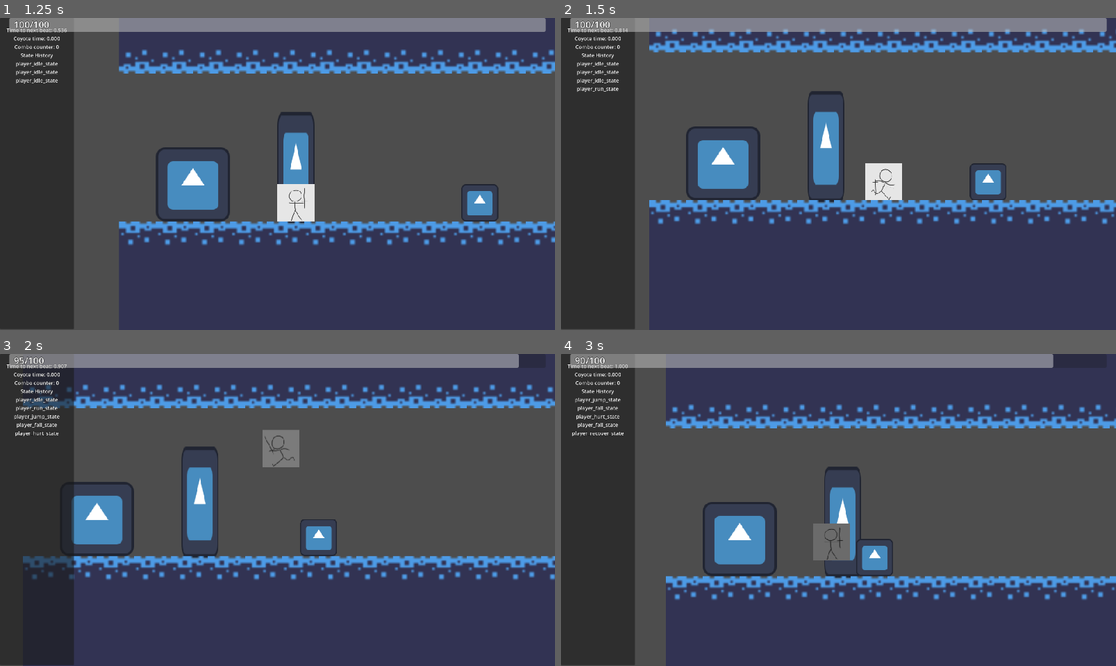
Above: before the commit, frames 1-4 (two rows, left to right).
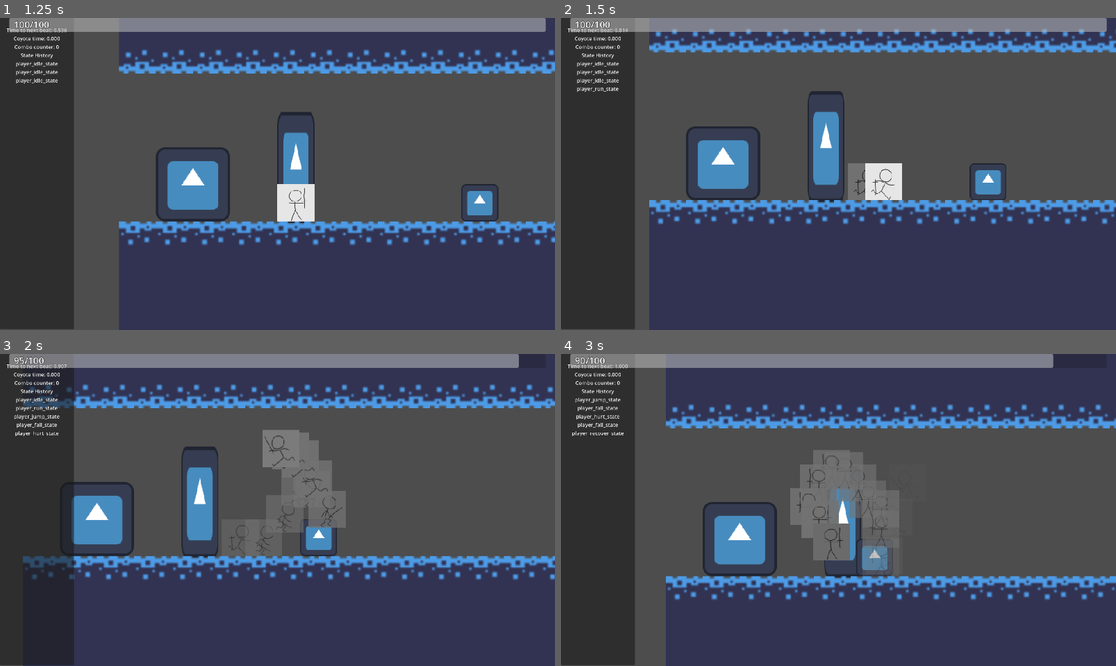
Above: after the commit, the same moments.

Repository: veggie-works/star-gazer
Game: Godot game, scene res://scenes/main.tscn
Same seed, same stepped clock (60 frames per second), same inputs: the game is played once before the commit and once after it. The engine's default icon, where the game draws it, is replaced by a stand-in: a white triangle on a blue panel in a dark square. Sound files missing from this copy of the repository are replaced by a short silence.
Inputs (mouse positions are in pixels of both pictures, inside the frame that each line leads up to):
- Up to frame 1 (1.25 s): click "Start" at 0.5 s
- Up to frame 2 (1.5 s): tap Enter (ui_accept) at 1.25 s; move the mouse to (960, 158) at 1.27 s; hold Right (move_right) from 1.28 s (still down); tap Shift (dodge) at 1.35 s; click (960, 158) at 1.42 s
- Up to frame 3 (2 s): keep holding Right (move_right); tap Z (jump) at 1.52 s
- Up to frame 4 (3 s): move the mouse to (727, 525) at 2.02 s; release Right (move_right) at 2.03 s; hold Down (down) 2.03-2.78 s; tap X (attack) at 2.1 s; tap Z (jump) at 2.27 s; tap Shift (dodge) at 2.3 s; move the mouse to (894, 441) at 2.77 s; hold Right (move_right) from 2.78 s (still down); tap L (block) at 2.85 s

Frame 1 is identical in both runs. In frame 2, 0.4% of the frame differs, in the area x 51-55%, y 46-59%; in frame 3, 2.3%; in frame 4, 3.8%, in the area x 41-61%, y 30-71%.

Commit message:
Audio busses, after image behavior

Diff:
--- /dev/null
+++ b/default_bus_layout.tres
@@ -0,0 +1,38 @@
+[gd_resource type="AudioBusLayout" load_steps=2 format=3 uid="uid://d1lopu8o873r1"]
+
+[sub_resource type="AudioEffectReverb" id="AudioEffectReverb_2ea52"]
+resource_name = "Reverb"
+
+[resource]
+bus/1/name = &"Music"
+bus/1/solo = false
+bus/1/mute = false
+bus/1/bypass_fx = false
+bus/1/volume_db = 0.0
+bus/1/send = &"Master"
+bus/2/name = &"SFX"
+bus/2/solo = false
+bus/2/mute = false
+bus/2/bypass_fx = false
+bus/2/volume_db = 0.0
+bus/2/send = &"Master"
+bus/3/name = &"UI"
+bus/3/solo = false
+bus/3/mute = false
+bus/3/bypass_fx = false
+bus/3/volume_db = 0.0
+bus/3/send = &"SFX"
+bus/4/name = &"Environment"
+bus/4/solo = false
+bus/4/mute = false
+bus/4/bypass_fx = false
+bus/4/volume_db = 0.0
+bus/4/send = &"SFX"
+bus/4/effect/0/effect = SubResource("AudioEffectReverb_2ea52")
+bus/4/effect/0/enabled = true
+bus/5/name = &"Player"
+bus/5/solo = false
+bus/5/mute = false
+bus/5/bypass_fx = false
+bus/5/volume_db = 0.0
+bus/5/send = &"Environment"
--- a/project.godot
+++ b/project.godot
@@ -36,6 +36,10 @@
 [dotnet]
 
 project/assembly_name="Star Gazer"
+
+[editor_plugins]
+
+enabled=PackedStringArray()
 
 [input]
 
--- /dev/null
+++ b/scenes/actors/behaviors/after_image/after_image.tscn
@@ -0,0 +1,9 @@
+[gd_scene load_steps=3 format=3 uid="uid://bnn5vkhuspsn2"]
+
+[ext_resource type="Texture2D" uid="uid://esc1ep35hgb2" path="res://icon.svg" id="1_uso8x"]
+[ext_resource type="Script" path="res://scripts/actors/behaviors/after_images/after_image.gd" id="2_qn0m3"]
+
+[node name="after_image" type="Sprite2D"]
+modulate = Color(0.498039, 0.498039, 0.498039, 1)
+texture = ExtResource("1_uso8x")
+script = ExtResource("2_qn0m3")
--- /dev/null
+++ b/scenes/actors/behaviors/after_image/after_image_manager.tscn
@@ -0,0 +1,10 @@
+[gd_scene load_steps=3 format=3 uid="uid://cmwuu8ltbfye7"]
+
+[ext_resource type="Script" path="res://scripts/actors/behaviors/after_images/after_image_manager.gd" id="1_7o8e0"]
+[ext_resource type="PackedScene" uid="uid://bnn5vkhuspsn2" path="res://scenes/actors/behaviors/after_image/after_image.tscn" id="2_i1f68"]
+
+[node name="after_image_manager" type="Timer"]
+script = ExtResource("1_7o8e0")
+after_image_prefab = ExtResource("2_i1f68")
+
+[connection signal="timeout" from="." to="." method="_on_timeout"]
--- a/scenes/actors/grounded/player/player.tscn
+++ b/scenes/actors/grounded/player/player.tscn
@@ -23,6 +23,7 @@
 [ext_resource type="Script" path="res://scripts/actors/behaviors/weapon_manager.gd" id="16_sqfty"]
 [ext_resource type="Resource" uid="uid://cx0lqtmn61oof" path="res://resources/weapons/player_weapon.tres" id="17_l4tnu"]
 [ext_resource type="Script" path="res://scripts/fsm/actors/player/player_hurt_state.gd" id="18_2rtci"]
+[ext_resource type="PackedScene" uid="uid://cmwuu8ltbfye7" path="res://scenes/actors/behaviors/after_image/after_image_manager.tscn" id="18_vk3k7"]
 [ext_resource type="Script" path="res://scripts/fsm/actors/player/player_recover_state.gd" id="19_c4jwa"]
 [ext_resource type="Script" path="res://scripts/fsm/actors/player/player_attack_state.gd" id="24_inykr"]
 
@@ -88,6 +89,7 @@
 size = Vector2(64, 64)
 
 [node name="player" groups=["players"] instance=ExtResource("1_bb35l")]
+z_index = 1
 material = SubResource("ShaderMaterial_6w3g6")
 collision_layer = 1
 collision_mask = 66
@@ -149,6 +151,9 @@
 script = ExtResource("16_sqfty")
 weapon = ExtResource("17_l4tnu")
 
+[node name="after_image_manager" parent="behaviors" index="6" node_paths=PackedStringArray("reference_sprite") instance=ExtResource("18_vk3k7")]
+reference_sprite = NodePath("../../sprite")
+
 [node name="fsm" parent="." index="5" node_paths=PackedStringArray("start_state")]
 script = ExtResource("10_q18np")
 start_state = NodePath("player_idle_state")
--- a/scenes/audio/audio_manager.tscn
+++ b/scenes/audio/audio_manager.tscn
@@ -8,8 +8,10 @@
 audio_player_prefab = ExtResource("2_yi06v")
 
 [node name="current_music_player" type="AudioStreamPlayer2D" parent="."]
+bus = &"Music"
 
 [node name="upcoming_music_player" type="AudioStreamPlayer2D" parent="."]
+bus = &"Music"
 
 [connection signal="finished" from="current_music_player" to="." method="_on_current_music_player_finished"]
 [connection signal="finished" from="upcoming_music_player" to="." method="_on_upcoming_music_player_finished"]
--- a/scenes/ui/settings/settings_ui.tscn
+++ b/scenes/ui/settings/settings_ui.tscn
@@ -28,6 +28,70 @@
 theme_override_constants/separation = 4
 alignment = 1
 
+[node name="master_volume_container" type="HBoxContainer" parent="margin_container/menu_buttons"]
+layout_mode = 2
+
+[node name="master_volume_label" type="Label" parent="margin_container/menu_buttons/master_volume_container"]
+layout_mode = 2
+text = "Master Volume "
+
+[node name="master_volume_slider" type="HSlider" parent="margin_container/menu_buttons/master_volume_container"]
+layout_mode = 2
+size_flags_horizontal = 3
+max_value = 1.0
+step = 0.01
+
+[node name="value_label" type="Label" parent="margin_container/menu_buttons/master_volume_container"]
+layout_mode = 2
+
+[node name="music_volume_container" type="HBoxContainer" parent="margin_container/menu_buttons"]
+layout_mode = 2
+
+[node name="music_volume_label" type="Label" parent="margin_container/menu_buttons/music_volume_container"]
+layout_mode = 2
+text = "Music Volume   "
+
+[node name="music_volume_slider" type="HSlider" parent="margin_container/menu_buttons/music_volume_container"]
+layout_mode = 2
+size_flags_horizontal = 3
+max_value = 1.0
+step = 0.01
+
+[node name="value_label" type="Label" parent="margin_container/menu_buttons/music_volume_container"]
+layout_mode = 2
+
+[node name="sfx_volume_container" type="HBoxContainer" parent="margin_container/menu_buttons"]
+layout_mode = 2
+
+[node name="sfx_volume_label" type="Label" parent="margin_container/menu_buttons/sfx_volume_container"]
+layout_mode = 2
+text = "SFX Volume        "
+
+[node name="sfx_volume_slider" type="HSlider" parent="margin_container/menu_buttons/sfx_volume_container"]
+layout_mode = 2
+size_flags_horizontal = 3
+max_value = 1.0
+step = 0.01
+
+[node name="value_label" type="Label" parent="margin_container/menu_buttons/sfx_volume_container"]
+layout_mode = 2
+
+[node name="screen_shake_intensity_container" type="HBoxContainer" parent="margin_container/menu_buttons"]
+layout_mode = 2
+
+[node name="screen_shake_intensity_label" type="Label" parent="margin_container/menu_buttons/screen_shake_intensity_container"]
+layout_mode = 2
+text = "Screen Shake     "
+
+[node name="screen_shake_intensity_slider" type="HSlider" parent="margin_container/menu_buttons/screen_shake_intensity_container"]
+layout_mode = 2
+size_flags_horizontal = 3
+max_value = 1.0
+step = 0.01
+
+[node name="value_label" type="Label" parent="margin_container/menu_buttons/screen_shake_intensity_container"]
+layout_mode = 2
+
 [node name="input_bindings_button" parent="margin_container/menu_buttons" instance=ExtResource("2_62b7l")]
 layout_mode = 2
 text = "Input Bindings"
@@ -45,6 +109,10 @@
 layout_mode = 1
 
 [connection signal="hidden" from="." to="." method="_on_hidden"]
+[connection signal="value_changed" from="margin_container/menu_buttons/master_volume_container/master_volume_slider" to="." method="_on_master_volume_slider_value_changed"]
+[connection signal="value_changed" from="margin_container/menu_buttons/music_volume_container/music_volume_slider" to="." method="_on_music_volume_slider_value_changed"]
+[connection signal="value_changed" from="margin_container/menu_buttons/sfx_volume_container/sfx_volume_slider" to="." method="_on_sfx_volume_slider_value_changed"]
+[connection signal="value_changed" from="margin_container/menu_buttons/screen_shake_intensity_container/screen_shake_intensity_slider" to="." method="_on_screen_shake_intensity_slider_value_changed"]
 [connection signal="pressed" from="margin_container/menu_buttons/input_bindings_button" to="." method="_on_input_bindings_button_pressed"]
 [connection signal="pressed" from="margin_container/menu_buttons/back_button" to="." method="_on_back_button_pressed"]
 [connection signal="hidden" from="input_bindings_panel" to="." method="_on_input_bindings_panel_hidden"]
--- /dev/null
+++ b/scripts/actors/behaviors/after_images/after_image.gd
@@ -0,0 +1,10 @@
+## An after image of an actor's sprite
+class_name AfterImage extends Sprite2D
+
+## The duration that the after image fades for
+@export var fade_time: float = 1
+
+func _process(delta: float) -> void:
+	modulate.a -= 1.0 / fade_time * delta
+	if modulate.a <= 0:
+		queue_free()
--- /dev/null
+++ b/scripts/actors/behaviors/after_images/after_image_manager.gd
@@ -0,0 +1,30 @@
+## Creates after images of the actor it is attached to
+class_name AfterImageManager extends Timer
+
+## Prefab of the after images that spawn
+@export var after_image_prefab: PackedScene
+## The amount of time between spawning after images
+@export var interval_time: float = 0.0625
+## The reference sprite to grab the after image's texture from
+@export var reference_sprite: Sprite2D
+
+## The level that will contain the after images
+@onready var level: BaseLevel = SceneManager.screen.get_child(0)
+
+## Create an after image of the actor
+func create_after_image() -> void:
+	var after_image: AfterImage = after_image_prefab.instantiate()
+	after_image.texture = reference_sprite.texture
+	after_image.global_transform = reference_sprite.global_transform
+	level.add_child(after_image)
+
+## Begin creating after images
+func start_creating_after_images() -> void:
+	start(interval_time)
+
+## Stop creating after images
+func stop_creating_after_images() -> void:
+	stop()
+
+func _on_timeout() -> void:
+	create_after_image()
--- a/scripts/actors/behaviors/health_manager.gd
+++ b/scripts/actors/behaviors/health_manager.gd
@@ -13,13 +13,13 @@
 ## The collision shape that triggers a damage event
 @onready var hurt_box: CollisionShape2D = $hurt_box
 ## Controls flashiing after taking damage
-@onready var flasher: Flasher = %flasher
+@onready var flasher: Flasher = $"../flasher"
 ## Controls pulsing while invincible after taking damage
-@onready var pulser: Pulser = %pulser
+@onready var pulser: Pulser = $"../pulser"
 ## Used to recoil the actor when taking damage
-@onready var recoil_manager: RecoilManager = %recoil_manager
+@onready var recoil_manager: RecoilManager = $"../recoil_manager"
 ## Used to shake the actor on damage
-@onready var shaker: Shaker = %shaker
+@onready var shaker: Shaker = $"../shaker"
 
 ## Emitted when the actor heals
 signal healed(heal_amount: float)
@@ -68,7 +68,7 @@
 	last_damage_taken = damage_amount
 	took_damage.emit(attack)
 	if shake_camera:
-		GameCamera.get_node("shaker").shake(25, 0.25)
+		GameCamera.shake(25, 0.25)
 	if is_dead:
 		die()
 		return
--- a/scripts/actors/behaviors/pulser.gd
+++ b/scripts/actors/behaviors/pulser.gd
@@ -2,7 +2,7 @@
 class_name Pulser extends Node2D
 
 ## The flasher component to use for the color pulse
-@onready var flasher: Flasher = %flasher
+@onready var flasher: Flasher = $"../flasher"
 
 ## The color to pulse
 var pulse_color: Color
--- a/scripts/actors/grounded/player/player.gd
+++ b/scripts/actors/grounded/player/player.gd
@@ -31,6 +31,8 @@
 
 func _process(delta: float) -> void:
 	update_coyote_time()
+	if Input.is_action_just_pressed("dodge"):
+		$behaviors/after_image_manager.start_creating_after_images()
 	super._process(delta)
 
 ## Update whether coyote time should start
--- a/scripts/autoload/scene_manager/scene_manager.gd
+++ b/scripts/autoload/scene_manager/scene_manager.gd
@@ -33,7 +33,6 @@
 		var save_points = get_tree().get_nodes_in_group("save_points").filter(func(point):
 			return (point.global_position - SaveManager.save_data.save_position).length() <= 0.1
 		)
-		print("Save points: ", JSON.stringify(save_points))
 		if len(save_points) > 0 and save_points[0] is SavePoint:
 			save_points[0].load_save()
 	fader.close()
--- a/scripts/fsm/actors/player/player_fsm.gd
+++ b/scripts/fsm/actors/player/player_fsm.gd
@@ -2,9 +2,9 @@
 class_name PlayerFSM extends StateMachine
 
 ## The player's local combo manager
-@onready var combo_manager: ComboManager = %combo_manager
+@onready var combo_manager: ComboManager = $"../behaviors/combo_manager"
 ## The player's local weapon manager
-@onready var weapon_manager: WeaponManager = %weapon_manager
+@onready var weapon_manager: WeaponManager = $"../behaviors/weapon_manager"
 
 
 func _ready() -> void:
--- a/scripts/gameplay/cameras/camera_controller.gd
+++ b/scripts/gameplay/cameras/camera_controller.gd
@@ -10,9 +10,17 @@
 ## Whether to track targets along the vertical axis
 @export var track_y: bool = true
 
+## Controls camera shake
+@onready var shaker: Shaker = $shaker
+
 func _process(delta: float) -> void:
 	if len(targets) > 0:
 		track(delta)
+
+## Shake the camera
+func shake(amount: float, duration: float) -> void:
+	if shaker != null:
+		shaker.shake(amount * SaveManager.settings.screen_shake_intensity, duration)
 
 ## Track targets
 func track(delta: float) -> void:
--- a/scripts/gameplay/interactive/interact_area.gd
+++ b/scripts/gameplay/interactive/interact_area.gd
@@ -17,7 +17,7 @@
 		interact_with(player)
 
 ## Interact with a player
-func interact_with(player: Player) -> void:
+func interact_with(body: Player) -> void:
 	interact.emit()
 
 func _on_body_entered(body: Actor) -> void:
--- a/scripts/ui/settings/settings_ui.gd
+++ b/scripts/ui/settings/settings_ui.gd
@@ -5,6 +5,42 @@
 @onready var input_bindings_panel: Control = $input_bindings_panel
 ## Parent container of menu buttons list
 @onready var margin_container: MarginContainer = $margin_container
+@onready var menu_buttons: VBoxContainer = margin_container.get_node("menu_buttons")
+## Container for master volume control slider
+@onready var master_volume_container: HBoxContainer = menu_buttons.get_node("master_volume_container")
+## Control for master volume
+@onready var master_volume_slider: HSlider = master_volume_container.get_node("master_volume_slider")
+## Label displaying the master volume, in percent
+@onready var master_volume_value_label: Label = master_volume_container.get_node("value_label")
+## Container for music volume control slider
+@onready var music_volume_container: HBoxContainer = menu_buttons.get_node("music_volume_container")
+## Control for music volume
+@onready var music_volume_slider: HSlider = music_volume_container.get_node("music_volume_slider")
+## Label displaying the music volume, in percent
+@onready var music_volume_value_label: Label = music_volume_container.get_node("value_label")
+## Container for SFX volume control slider
+@onready var sfx_volume_container: HBoxContainer = menu_buttons.get_node("sfx_volume_container")
+## Control for SFX volume
+@onready var sfx_volume_slider: HSlider = sfx_volume_container.get_node("sfx_volume_slider")
+## Label displaying the SFX volume, in percent
+@onready var sfx_volume_value_label: Label = sfx_volume_container.get_node("value_label")
+## Container for screen shake intensity slider
+@onready var screen_shake_container: HBoxContainer = menu_buttons.get_node("screen_shake_intensity_container")
+## Control for screen shake intensity
+@onready var screen_shake_slider: HSlider = screen_shake_container.get_node("screen_shake_intensity_slider")
+## Label displaying the screen shake intensity, in percent
+@onready var screen_shake_value_label: Label = screen_shake_container.get_node("value_label")
+
+func _ready() -> void:
+	master_volume_slider.value = SaveManager.settings.master_volume
+	master_volume_value_label.text = " %d%%" % round(SaveManager.settings.master_volume * 100)
+	music_volume_slider.value = SaveManager.settings.music_volume
+	music_volume_value_label.text = " %d%%" % round(SaveManager.settings.music_volume * 100)
+	sfx_volume_slider.value = SaveManager.settings.sfx_volume
+	sfx_volume_value_label.text = " %d%%" % round(SaveManager.settings.sfx_volume * 100)
+	screen_shake_slider.value = SaveManager.settings.screen_shake_intensity
+	screen_shake_value_label.text = " %d%%" % round(SaveManager.settings.screen_shake_intensity * 100)
+
 
 func _on_back_button_pressed() -> void:
 	hide()
@@ -19,3 +55,19 @@
 func _on_hidden() -> void:
 	margin_container.show()
 	input_bindings_panel.hide()
+
+func _on_master_volume_slider_value_changed(value: float) -> void:
+	SaveManager.settings.master_volume = value
+	master_volume_value_label.text = " %d%%" % round(SaveManager.settings.master_volume * 100)
+
+func _on_music_volume_slider_value_changed(value: float) -> void:
+	SaveManager.settings.music_volume = value
+	music_volume_value_label.text = " %d%%" % round(SaveManager.settings.music_volume * 100)
+
+func _on_sfx_volume_slider_value_changed(value: float) -> void:
+	SaveManager.settings.sfx_volume = value
+	sfx_volume_value_label.text = " %d%%" % round(SaveManager.settings.sfx_volume * 100)
+
+func _on_screen_shake_intensity_slider_value_changed(value: float) -> void:
+	SaveManager.settings.screen_shake_intensity = value
+	screen_shake_value_label.text = " %d%%" % round(SaveManager.settings.screen_shake_intensity * 100)
Not shown: 1 places in scenes/actors/grounded/player/player.tscn that only renumber resources
